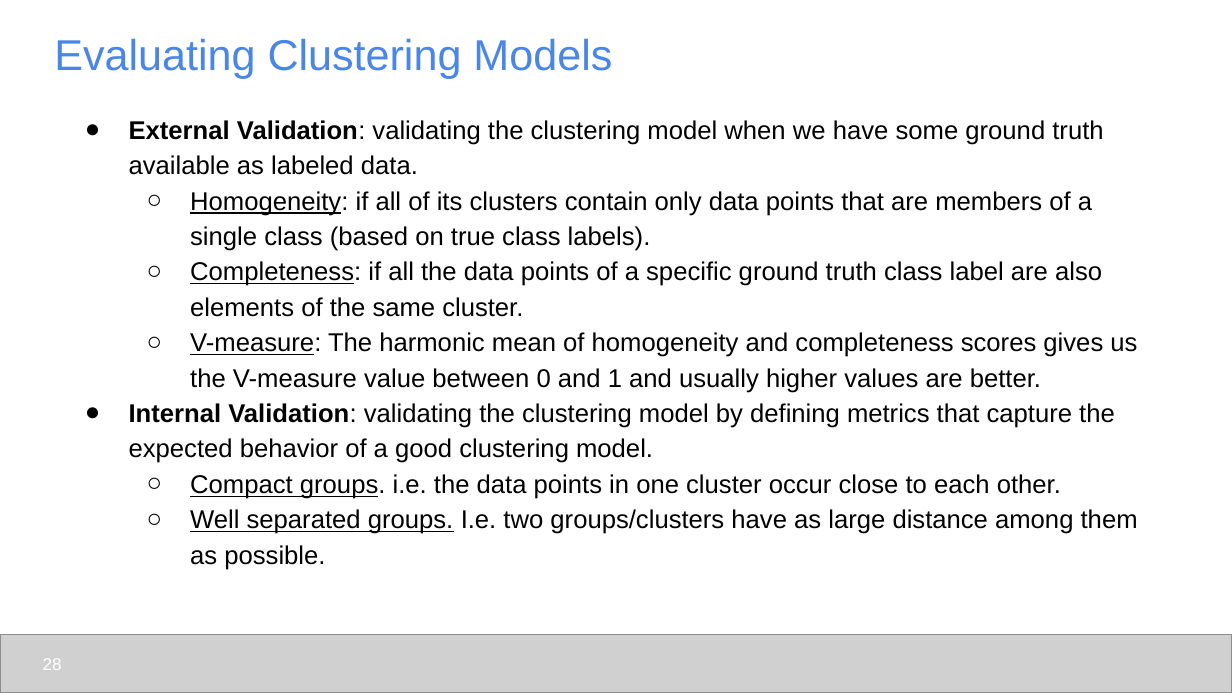
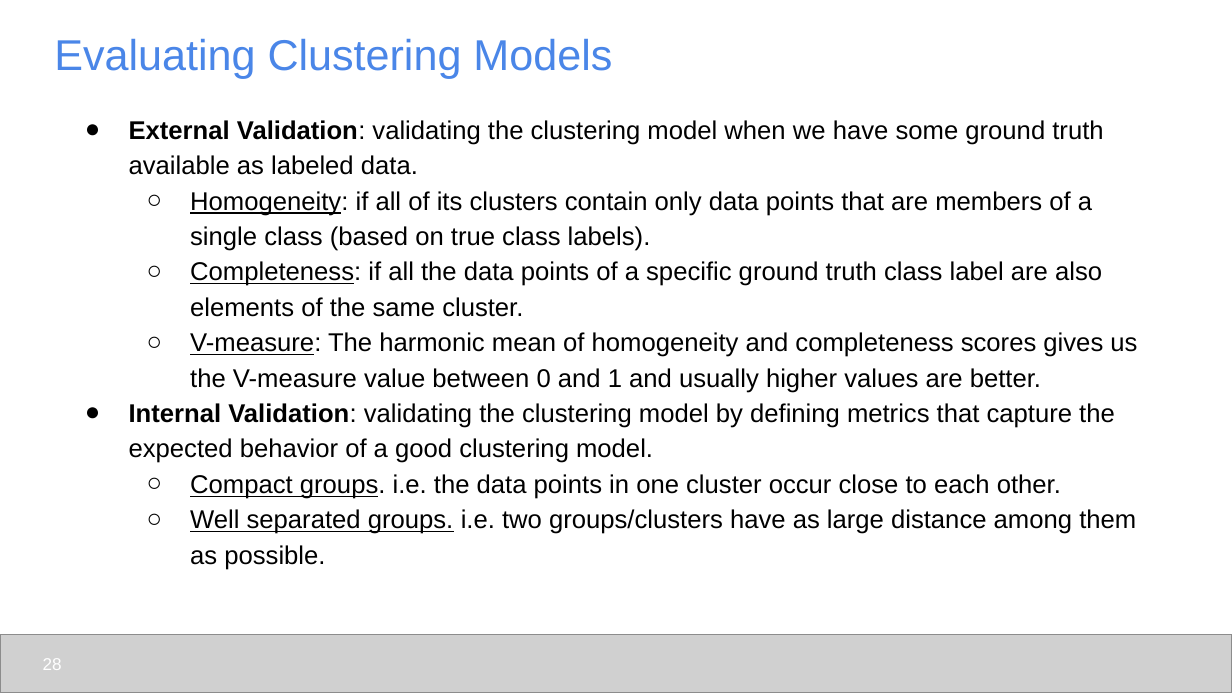
Before and after one commit to udel-cbcb/al_ml_workshop, a slide deck: slide 28 of Day_4/Lectures/Day_4_Lecture_1_ML_Models_and_Model_Evaluation.pptx. Drawn at 1232x693 pixels with LibreOffice and Linux fonts; fonts in the diff are those of the drawing; grey boxes stand for pictures. Boxes give left, top, right and bottom in pixels: in the first picture for what was removed or moved away, otherwise in the second. Text is boxed around its words. In the diff, an @@ line names an element or a change of style, - is before the commit and + after.

```diff
--- a/Day_4/Lectures/Day_4_Lecture_1_ML_Models_and_Model_Evaluation.pptx
+++ b/Day_4/Lectures/Day_4_Lecture_1_ML_Models_and_Model_Evaluation.pptx
@@ text at box(190, 509, 1136, 570): text changed @@
-  ○ Well separated groups. I.e. two groups/clusters have as large distance among them as possible.
+  ○ Well separated groups. i.e. two groups/clusters have as large distance among them as possible.
```
Also in this commit, not shown: 11 other slides changed, 8 other files.
